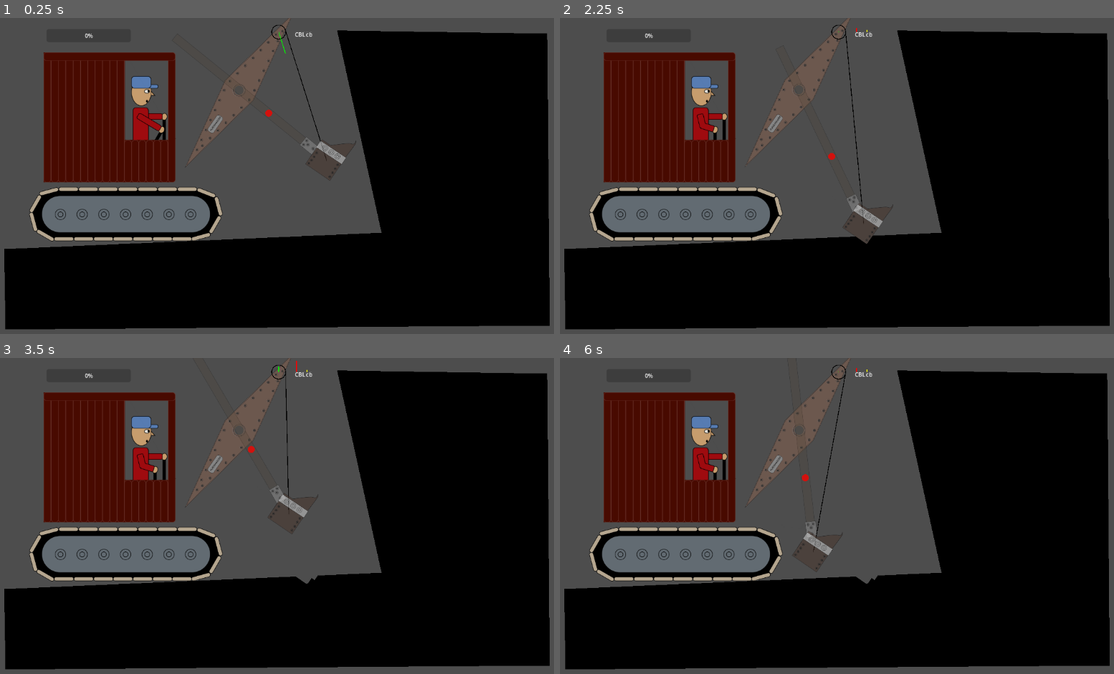
Above: before the commit, frames 1-4 (two rows, left to right).
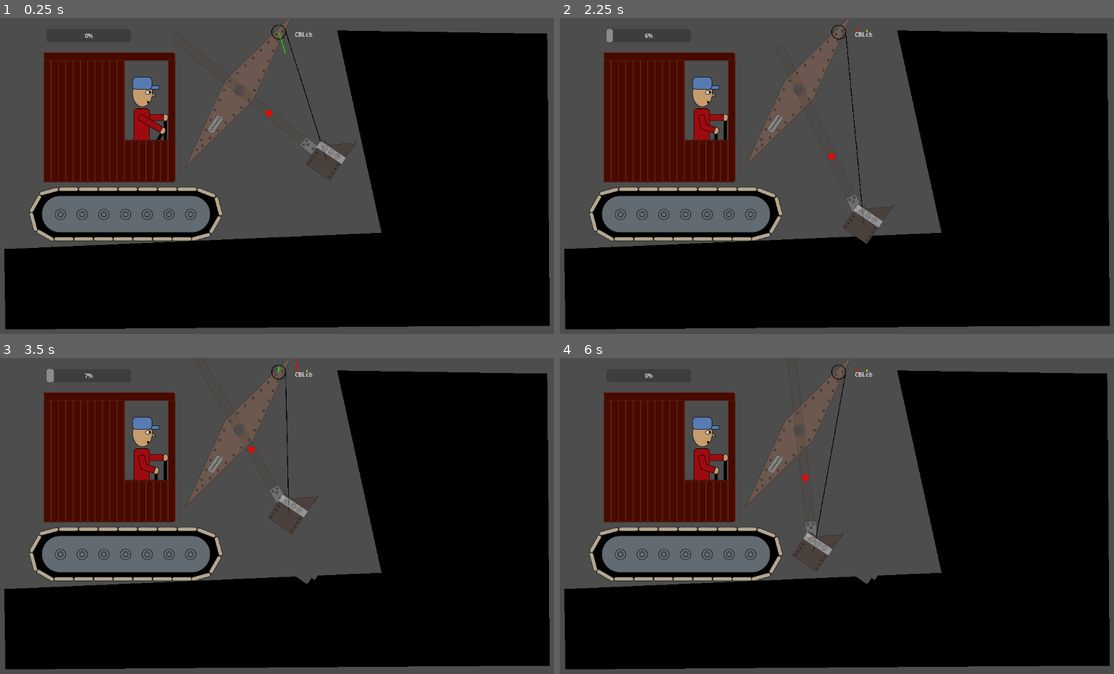
Above: after the commit, the same moments.

Repository: Lobbsterwaffles/Steam-Shov
Game: Godot game, scene res://jonly.tscn
The game is run twice, just before and just after one commit, with the same random seed, the same clock (stepped at 60 frames per second) and the same inputs.
Inputs:
- Up to frame 1 (0.25 s): no input
- Up to frame 2 (2.25 s): hold Q (hoist_up) 0.53-1.28 s; hold A (crowd_in) 0.53-1.28 s; tap Space at 0.77, 1.52 s; tap S (crowd_out) at 1.35 s; hold Q (hoist_up) from 2.03 s (still down); hold C from 2.03 s (still down)
- Up to frame 3 (3.5 s): keep holding Q (hoist_up); release C at 2.78 s; tap T at 2.85 s; tap Space at 3.02 s
- Up to frame 4 (6 s): release Q (hoist_up) at 3.53 s; hold B 3.53-4.28 s; tap Space at 3.77, 4.52, 5.75 s; tap A (crowd_in) at 4.35 s; tap Enter at 5 s; hold S (crowd_out) 5.03-5.78 s; hold Q (hoist_up) from 5.78 s (still down); tap C at 5.85 s

The runs differ from the first frame. In frame 1, 0.3% of the frame differs, in the area x 23-31%, y 18-39%; in frame 2, 0.4%; in frame 3, 0.4%, in the area x 8-31%, y 3-39%; in frame 4, 0.4%.

Commit message:
bucketbar

Diff:
--- a/dirt.gd
+++ b/dirt.gd
@@ -5,8 +5,6 @@
 
 @export var min_bite := 10.0
 
-var total_area := 0.0
-var area_capacity := 10000 # maybe should be derived from actual scoop area?
 
 func _ready():
 	body_entered.connect(_enter)
@@ -32,8 +30,7 @@
 		return
 	clock = 0
 
-	if %door.carried_area >= area_capacity:
-		# print("Fullge")
+	if %door.is_full():
 		return
 
 	var xf = %poly.global_transform.affine_inverse() * cutter.global_transform
--- a/door.gd
+++ b/door.gd
@@ -3,6 +3,7 @@
 var pinjoint : PinJoint2D
 
 var carried_area := 0.0
+var area_capacity := 10000 # maybe should be derived from actual scoop area?
 
 var dumping := false
 
@@ -25,6 +26,8 @@
 
 	if dumping and carried_area > 0.0:
 		carried_area -= dirtbucket(2)
+		%bucket_gauge.value = 100.0 * (carried_area / area_capacity)
+
 
 	if carried_area < 0:
 		dumping = false
@@ -52,7 +55,10 @@
 
 func add_dirt(area):
 	carried_area += area
+	%bucket_gauge.value = 100.0 * (carried_area / area_capacity)
 
+func is_full():
+	return carried_area >= area_capacity
 
 func power_law_size(smin: float, smax: float, power: float = 2.0) -> float:
 	var u := randf()
--- a/jonly.tscn
+++ b/jonly.tscn
@@ -93,7 +93,7 @@
 
 [node name="guysprite" type="AnimatedSprite2D" parent="." unique_id=191935852]
 unique_name_in_owner = true
-position = Vector2(373, 133)
+position = Vector2(376, 136)
 rotation = -3.1415927
 scale = Vector2(1, -1)
 sprite_frames = SubResource("SpriteFrames_x3o0k")
